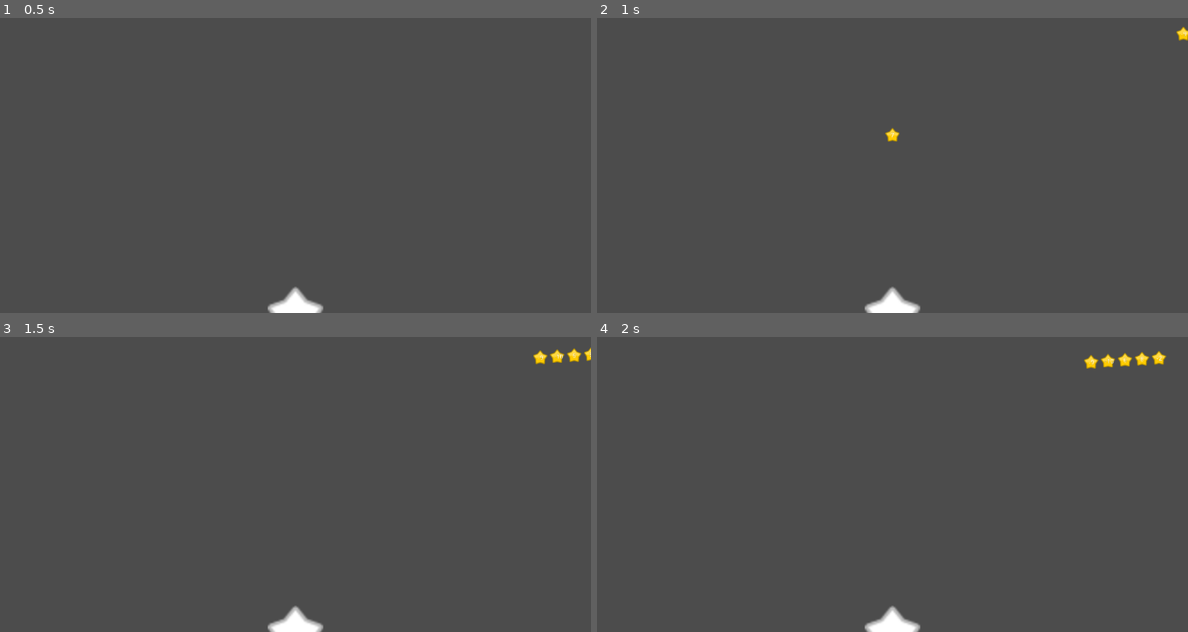
Above: before the commit, frames 1-4 (two rows, left to right).
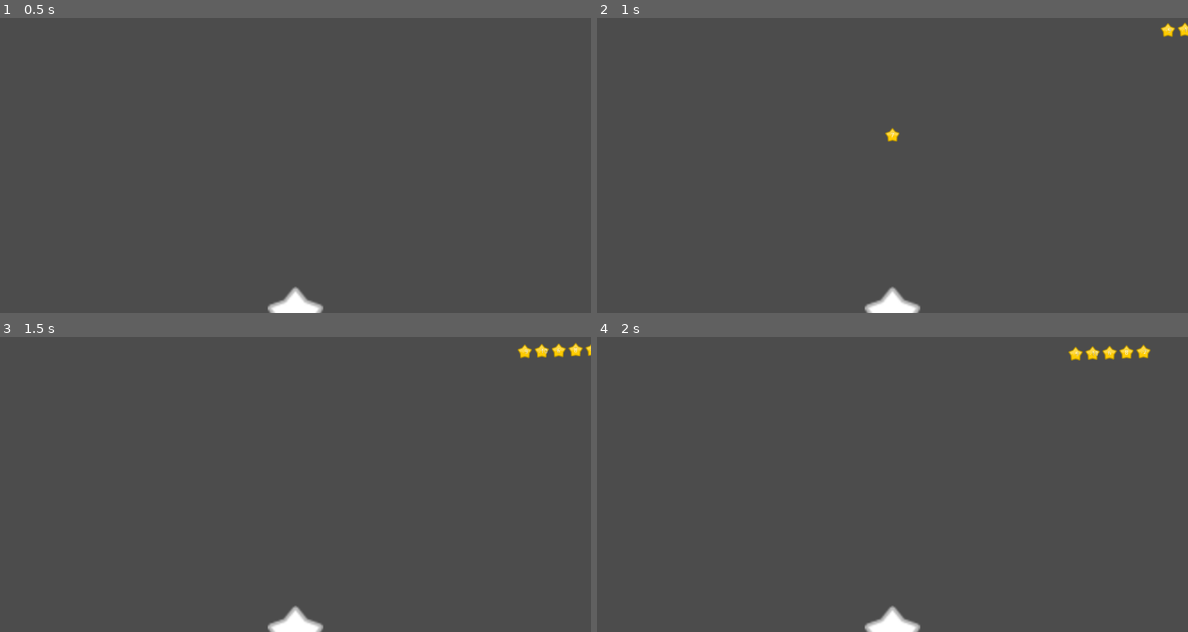
Above: after the commit, the same moments.

Repository: caleb-vincent/space-math
Game: Godot game, scene res://Debris/Debris.tscn
Same seed, same stepped clock (60 frames per second), same inputs: the game is played once before the commit and once after it. This scene is started directly instead of the project's main scene.
Inputs (mouse positions are in pixels of both pictures, inside the frame that each line leads up to):
- Up to frame 1 (0.5 s): no input
- Up to frame 2 (1 s): tap Enter at 0.5 s; move the mouse to (1022, 130) at 0.52 s; click (1022, 130) at 0.67 s
- Up to frame 3 (1.5 s): drag from (177, 481) to (265, 531) at 1.27 s
- Up to frame 4 (2 s): no input

Frame 1 is identical in both runs. In frame 2, 0.2% of the frame differs, in the area x 95-100%, y 1-8%; in frame 3, 0.5%; in frame 4, 0.7%, in the area x 79-97%, y 2-11%.

Commit message:
Debris Cancling cleanup
Finally seem to have fixed the glitches on teleporting across the screen

Diff:
--- a/Debris/Debris.tscn
+++ b/Debris/Debris.tscn
@@ -8,7 +8,6 @@
 
 const DebrisPiece = preload(\"DebrisPiece.tscn\")
 const DebrisCluster = preload(\"DebrisCluster.tscn\")
-const DebrisLeader = preload(\"DebrisLeader.tscn\")
 
 func _ready() -> void:
 	_addDebris()
@@ -20,16 +19,16 @@
 
 
 func _addDebris() -> void:
-	var debris = DebrisLeader.instance()
+	var debris = DebrisPiece.instance()
 	add_child(debris)
 	debris.position = $DebrisStart.position
-	debris.visible = false
+	debris.value = _rng.randi_range(-10, 10)
 
 	debris.connect(\"offScreen\", self, \"_debrisLeft\")
 	debris.connect(\"impact\", self, \"_onImpact\")
 
 	var piece = debris
-	for  i in range(0,5):
+	for  i in range(0,4):
 		var piece2 = DebrisPiece.instance()
 		piece2.value = _rng.randi_range(-10, 10)
 		piece2.position = piece.position + Vector2(48, 0)
@@ -75,6 +74,7 @@
 [node name="SpaceStation" type="StaticBody2D" parent="."]
 position = Vector2( 640, 720 )
 collision_layer = 2
+collision_mask = 4
 
 [node name="StationShape" type="CollisionShape2D" parent="SpaceStation"]
 shape = SubResource( 4 )
--- a/Debris/DebrisLeader.gd
+++ /dev/null
@@ -1,101 +0,0 @@
-extends RigidBody2D
-
-
-signal offScreen
-signal impact
-signal teleportReady
-signal teleportDone
-
-export var moveSpeed : float = 100
-export var group : String = ""
-
-var _follower : PhysicsBody2D
-var _jumpTo = Vector2.ZERO
-var _pause = false
-
-
-func connectTo(p : PhysicsBody2D) -> void:
-	var oldNode = _follower
-	if p != oldNode:
-		p.group = group
-		p.collision_layer = 0x4
-		p.leader = self
-		_follower = p
-		p.custom_integrator = true
-		if oldNode != null:
-			p.connectTo(oldNode)
-
-
-func clearChain() -> void:
-	_follower.clearChain()
-	_follower = null
-	queue_free()
-
-
-func hiddenChain() -> void:
-	if _follower != null:
-		yield(_follower.hiddenChain(), "completed")
-	emit_signal("offScreen", self)
-
-
-func teleportChain(pos : Vector2) -> void:
-	print("Preparing to teleport ", self)
-	_pause = true
-	if _follower != null:
-		_follower.teleportChain(pos + Vector2(48, 0))
-		yield(_follower, "teleportReady")
-	_prepareTeleport(pos)
-	yield(self, "teleportReady")
-	emit_signal("teleportDone")
-	print("Teleport Done ", self)
-	_pause = false
-
-
-func teleport(newPos : Vector2) -> void:
-	get_tree().call_group(group, "teleport", newPos - position)
-
-
-################################################################################
-#	Inherited Methods
-################################################################################
-
-
-func _ready() ->void:
-	linear_velocity = Vector2(-200, 20)
-	group = "group_" + name
-
-
-func  _integrate_forces (state : Physics2DDirectBodyState ):
-	if _jumpTo != Vector2.ZERO:
-		print("Teleporting ", self)
-		var xform = state.get_transform()
-		xform.origin = _jumpTo
-		state.set_transform(xform)
-		state.linear_velocity = Vector2.ZERO
-		_jumpTo = Vector2.ZERO
-		emit_signal("teleportReady")
-	elif !_pause:
-		state.linear_velocity = Vector2(-200, 20)
-
-
-################################################################################
-#	Singal Methods
-################################################################################
-
-
-func _prepareTeleport(pos : Vector2):
-	_jumpTo = pos
-
-
-################################################################################
-#	Signal Methods
-################################################################################
-
-
-func _on_VisibilityNotifier2D_screen_exited() -> void:
-	hiddenChain()
-
-
-func _on_DebrisLeader_body_entered(body: PhysicsBody2D) -> void:
-	if body is StaticBody2D:
-		emit_signal("impact", self)
--- a/Debris/DebrisLeader.tscn
+++ /dev/null
@@ -1,29 +0,0 @@
-[gd_scene load_steps=4 format=2]
-
-[ext_resource path="res://assets/circle_gold.png" type="Texture" id=1]
-[ext_resource path="res://Debris/DebrisLeader.gd" type="Script" id=2]
-
-[sub_resource type="CircleShape2D" id=2]
-radius = 4.0
-
-[node name="DebrisLeader" type="RigidBody2D"]
-collision_mask = 2
-mode = 2
-gravity_scale = 0.0
-custom_integrator = true
-contacts_reported = 1
-contact_monitor = true
-linear_velocity = Vector2( -400, 20 )
-linear_damp = 0.0
-script = ExtResource( 2 )
-
-[node name="CollisionShape2D" type="CollisionShape2D" parent="."]
-shape = SubResource( 2 )
-
-[node name="VisibilityNotifier2D" type="VisibilityNotifier2D" parent="."]
-rect = Rect2( -48, -48, 96, 96 )
-
-[node name="Sprite" type="Sprite" parent="."]
-texture = ExtResource( 1 )
-[connection signal="body_entered" from="." to="." method="_on_DebrisLeader_body_entered"]
-[connection signal="screen_exited" from="VisibilityNotifier2D" to="." method="_on_VisibilityNotifier2D_screen_exited"]
--- a/Debris/DebrisPiece.gd
+++ b/Debris/DebrisPiece.gd
@@ -1,12 +1,14 @@
 extends RigidBody2D
 
+class_name DebrisPiece
+
 signal outOfSight
-signal inSight
-signal connectionChange
 signal teleportDone
 signal teleportReady
+signal offScreen
+signal impact
 
-const DebrisLeader = preload("DebrisLeader.gd")
+export var moveSpeed  = Vector2(-200, 10)
 
 var value : int = INF setget _setValue
 var isFirst : bool = true setget _setIsFirst
@@ -15,39 +17,41 @@
 var group : String = ""
 
 var _jumpTo = Vector2.ZERO
-var _hasLeftScreen = false
 var _pause = false
+
 
 ################################################################################
 #	Inherited Methods
 ################################################################################
 
 
-func _process(delta: float) -> void:
-	pass
-
-
 func  _integrate_forces (state : Physics2DDirectBodyState ):
 	if _jumpTo != Vector2.ZERO:
-		print("Teleporting ", self)
 		var xform = state.get_transform()
 		xform.origin = _jumpTo
 		state.set_transform(xform)
 		state.linear_velocity = Vector2.ZERO
 		_jumpTo = Vector2.ZERO
 		emit_signal("teleportReady")
-	elif leader != null && is_instance_valid(leader) && !_pause:
+	elif leader != null && is_instance_valid(leader) && !_pause && !leader._pause:
 		var targetPosition = leader.position + Vector2($CollisionShape2D.shape.radius, 0)
 		state.linear_velocity = (targetPosition - position) * ( 555 * state.step)
-	if leader is DebrisLeader:
-		print(position)
-	if abs(linear_velocity.x) > 1000:
-		breakpoint
+	elif leader == null && follower != null && !_pause:
+		state.linear_velocity = moveSpeed
 
 
 ################################################################################
 #	Public Methods
 ################################################################################
+
+
+func clearChain() -> void:
+	leader = null
+	if follower != null:
+		yield(follower.clearChain(), "completed")
+		follower = null
+	queue_free()
+	yield(self, "tree_exited")
 
 
 func connectTo(p : PhysicsBody2D) -> void:
@@ -62,41 +66,23 @@
 		p.connectTo(oldNode)
 
 
-func clearChain() -> void:
-	leader = null
-	if follower != null:
-		yield(follower.clearChain(), "completed")
-		follower = null
-	queue_free()
-	yield(self, "tree_exited")
-
-
 func hiddenChain() -> void:
 	if follower != null:
 		yield(follower.hiddenChain(), "completed")
-	else:
+	elif leader != null:
 		yield(self, "outOfSight")
+
+	if leader == null:
+		emit_signal("offScreen", self)
 
 
 func teleportChain(pos : Vector2) -> void:
-	print("Preparing teleport for ", self)
 	_pause = true
-	if pos.x < 1290:
-		breakpoint
+	_jumpTo = pos
+	yield(self, "teleportReady")
 	if follower != null:
 		follower.teleportChain(pos + Vector2(48, 0))
-		yield(follower, "teleportReady")
-	_jumpTo = pos
-	if leader != null:
-		yield(leader, "teleportDone")
-		emit_signal("teleportDone")
-	print("Teleport Done ", self)
 	_pause = false
-
-
-func teleport(offset : Vector2) -> void:
-	_jumpTo = position + offset
-	yield(self, "teleportDone")
 
 
 ################################################################################
@@ -122,22 +108,19 @@
 ################################################################################
 
 
-func _on_VisibilityNotifier2D_screen_entered() -> void:
-	emit_signal("inSight")
-
-
 func _on_VisibilityNotifier2D_screen_exited() -> void:
-	if leader == null:
-		if follower != null:
-			follower.clearChain()
+	if leader == null && follower == null:
 		queue_free()
+	elif leader == null:
+		hiddenChain()
 	else:
-		_hasLeftScreen = true
 		emit_signal("outOfSight")
 
 
 func _on_DebrisPiece_body_entered(body: PhysicsBody2D) -> void:
-	if body.collision_layer == 0x8:
+	if leader == null && body is StaticBody2D:
+		emit_signal("impact", self)
+	elif body.collision_layer == 0x8:
 		var contactVector = body.position - position
 		if contactVector.x < 0 && leader != null:
 			leader.connectTo(body)
--- a/Debris/DebrisPiece.tscn
+++ b/Debris/DebrisPiece.tscn
@@ -13,7 +13,7 @@
 [node name="DebrisPiece" type="RigidBody2D"]
 position = Vector2( 0.5, 0 )
 collision_layer = 4
-collision_mask = 12
+collision_mask = 13
 mode = 2
 physics_material_override = SubResource( 3 )
 contacts_reported = 3
--- a/project.godot
+++ b/project.godot
@@ -9,12 +9,18 @@
 config_version=4
 
 _global_script_classes=[ {
+"base": "RigidBody2D",
+"class": "DebrisPiece",
+"language": "GDScript",
+"path": "res://Debris/DebrisPiece.gd"
+}, {
 "base": "Node",
 "class": "SubGame",
 "language": "GDScript",
 "path": "res://SubGame.gd"
 } ]
 _global_script_class_icons={
+"DebrisPiece": "",
 "SubGame": ""
 }
 
